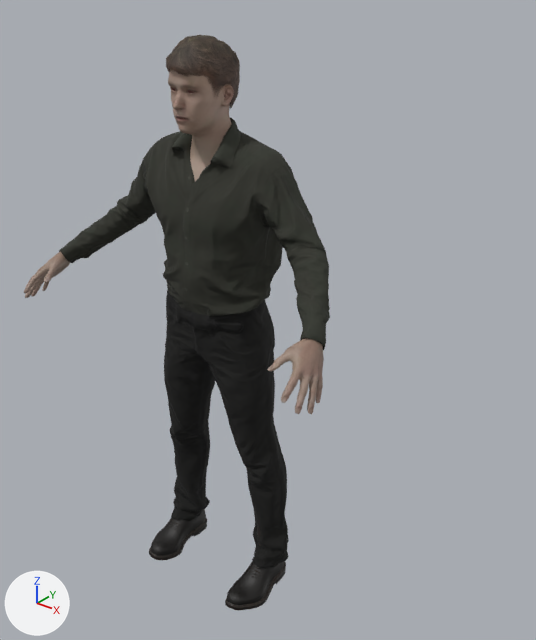
One commit to the glTF model games/afterhours/public/models/player/janitor.glb: the scene before it, then after it.
One viewpoint serves both versions: a 50 mm camera at (1.456, -1.595, 1.99) aimed at (0.143, 0.046, 0.973). The lights are fixed; the arrows at lower left show +X, +Y and +Z. The first picture is the older version. Vertices at exactly the same position are counted once.

The older version as bpy lines, for what is in view:
```python
me_base = bpy.data.meshes.new('base')
me_base.from_pydata(...)  # 7800 vertices, 15500 faces; spans x -0.573..0.573, y -0.377..0.052, z 0.982..1.793
me_base.materials.append(mat_skin)  # picture img_middleage_lightskinned_male_diffuse
me_male_casualsuit01 = bpy.data.meshes.new('male_casualsuit01')
me_male_casualsuit01.from_pydata(...)  # 8426 vertices, 16672 faces; spans x -0.53..0.53, y -0.24..0.13, z 0.07..1.59
me_male_casualsuit01.materials.append(mat_suit)
me_shoes03 = bpy.data.meshes.new('shoes03')
me_shoes03.from_pydata(...)  # 2222 vertices, 4128 faces; spans x -0.26..0.26, y -0.226..0.056, z -0.026..0.221
me_shoes03.materials.append(mat_boots)  # picture img_shoes03_diffuse
me_short02 = bpy.data.meshes.new('short02')
me_short02.from_pydata(...)  # 1755 vertices, 3344 faces; spans x -0.093..0.086, y -0.171..0.052, z 1.601..1.809
me_short02.materials.append(mat_hair)  # picture img_short02_diffuse
ob_human = bpy.data.objects.new('Human', me_base)
ob_human.location = (0.0, 0.0, 0.0)
ob_human_male_casualsuit01 = bpy.data.objects.new('Human.male_casualsuit01', me_male_casualsuit01)
ob_human_male_casualsuit01.location = (0.0, 0.0, 0.0)
ob_human_shoes03 = bpy.data.objects.new('Human.shoes03', me_shoes03)
ob_human_shoes03.location = (0.0, 0.0, 0.0)
ob_human_short02 = bpy.data.objects.new('Human.short02', me_short02)
ob_human_short02.location = (0.0, 0.0, 0.0)
```
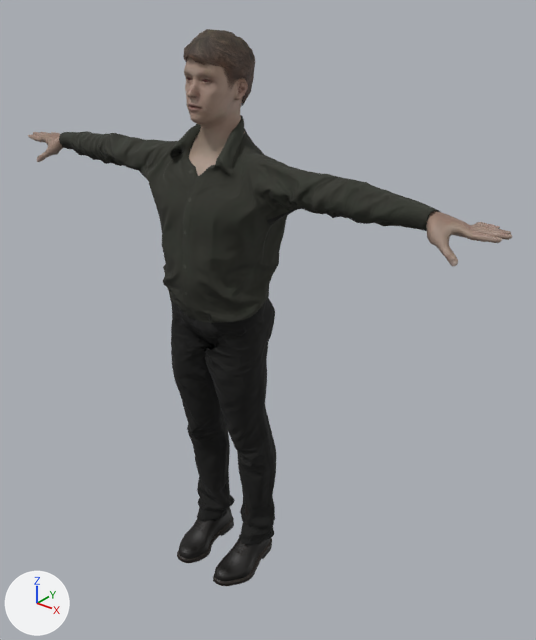
The edits, one by one:
me_base is used by ob_human; location (0.0, 0.0, 0.0).
me_base had 7800 vertices, 15500 faces and spanned x -0.573..0.573, y -0.377..0.052, z 0.982..1.793.
me_base now has 7800 vertices, 15500 faces and spans x -0.892..0.892, y -0.12..0.114, z 1.353..1.803.
me_base part 1: 4542 of 7800 vertices moved; they spanned x -0.159..0.159, y -0.175..0.052, z 1.375..1.793 and now span x -0.136..0.136, y -0.12..0.114, z 1.388..1.803; mean shift (0.0, 0.054, 0.015); largest move (0.0, -0.089, 1.789) -> (0.0, -0.015, 1.802).
me_base part 2: 1629 of 7800 vertices moved; they spanned x -0.573..-0.445, y -0.377..-0.186, z 0.982..1.141 and now span x -0.892..-0.673, y -0.081..0.039, z 1.353..1.452; mean shift (-0.282, 0.287, 0.375); largest move (-0.555, -0.354, 0.994) -> (-0.892, -0.009, 1.431).
me_base part 3: 1629 of 7800 vertices moved; they spanned x 0.445..0.573, y -0.377..-0.186, z 0.982..1.141 and now span x 0.673..0.892, y -0.081..0.039, z 1.353..1.452; mean shift (0.282, 0.287, 0.375); largest move (0.555, -0.354, 0.994) -> (0.892, -0.009, 1.431).
me_male_casualsuit01 is used by ob_human_male_casualsuit01; location (0.0, 0.0, 0.0).
me_male_casualsuit01 had 8426 vertices, 16672 faces and spanned x -0.53..0.53, y -0.24..0.13, z 0.07..1.59.
me_male_casualsuit01 now has 8426 vertices, 16672 faces and spans x -0.71..0.7, y -0.17..0.15, z 0.1..1.59.
me_male_casualsuit01 part 4: 8332 of 8426 vertices moved; they spanned x -0.53..0.53, y -0.24..0.13, z 0.07..1.59 and now span x -0.71..0.7, y -0.17..0.15, z 0.1..1.59; mean shift (0.01, 0.03, 0.05); largest move (-0.53, -0.21, 1.11) -> (-0.71, 0.02, 1.44).
me_shoes03 is used by ob_human_shoes03; location (0.0, 0.0, 0.0).
me_shoes03 had 2222 vertices, 4128 faces and spanned x -0.26..0.26, y -0.226..0.056, z -0.026..0.221.
me_shoes03 now has 2222 vertices, 4128 faces and spans x -0.161..0.161, y -0.178..0.101, z -0.009..0.249.
me_shoes03 part 5: 903 of 2222 vertices moved; they spanned x 0.138..0.26, y -0.226..0.056, z -0.026..0.221 and now span x 0.038..0.161, y -0.178..0.101, z -0.009..0.249; mean shift (-0.098, 0.044, 0.02); largest move (0.159, 0.039, -0.017) -> (0.057, 0.085, 0.013).
me_shoes03 part 6: 903 of 2222 vertices moved; they spanned x -0.26..-0.138, y -0.226..0.056, z -0.026..0.221 and now span x -0.161..-0.038, y -0.178..0.101, z -0.009..0.249; mean shift (0.098, 0.044, 0.02); largest move (-0.159, 0.039, -0.017) -> (-0.057, 0.085, 0.013).
Other edits to the shape of me_shoes03 do not show in these pictures.
me_short02 is used by ob_human_short02; location (0.0, 0.0, 0.0).
me_short02 had 1755 vertices, 3344 faces and spanned x -0.093..0.086, y -0.171..0.052, z 1.601..1.809.
me_short02 now has 1755 vertices, 3344 faces and spans x -0.093..0.086, y -0.103..0.116, z 1.602..1.821.
me_short02 part 7: the whole mesh is turned -7.2 degrees about the x axis through its middle, then moved by (0.0, 0.063, 0.01).

Changed parts and their boxes (x1, y1, x2, y2) in the pictures (536 x 640 px; the box of a moved part takes in the faces that stretch with it):
'Human.male_casualsuit01', reshaped (40% wider)
    before: (59, 118, 330, 569)
    after: (59, 115, 440, 546)
'Human', reshaped (61% wider, 40% shorter)
    before: (24, 69, 324, 414)
    after: (28, 58, 512, 266)
'Human.shoes03', reshaped (30% narrower, 19% shorter)
    before: (149, 509, 286, 610)
    after: (177, 504, 272, 586)
'Human.short02', moved, turned
    before: (166, 35, 240, 109)
    after: (183, 29, 255, 106)
part 1 of me_base, moved or reshaped
    before: (168, 69, 234, 181)
    after: (184, 58, 248, 176)
part 2 of me_base, moved or reshaped
    before: (24, 251, 70, 298)
    after: (28, 132, 63, 162)
part 3 of me_base, moved or reshaped
    before: (267, 338, 324, 414)
    after: (426, 211, 512, 266)
part 5 of me_shoes03, moved or reshaped
    before: (225, 524, 286, 610)
    after: (213, 504, 272, 586)
part 6 of me_shoes03, moved or reshaped
    before: (149, 509, 207, 560)
    after: (177, 507, 234, 563)
